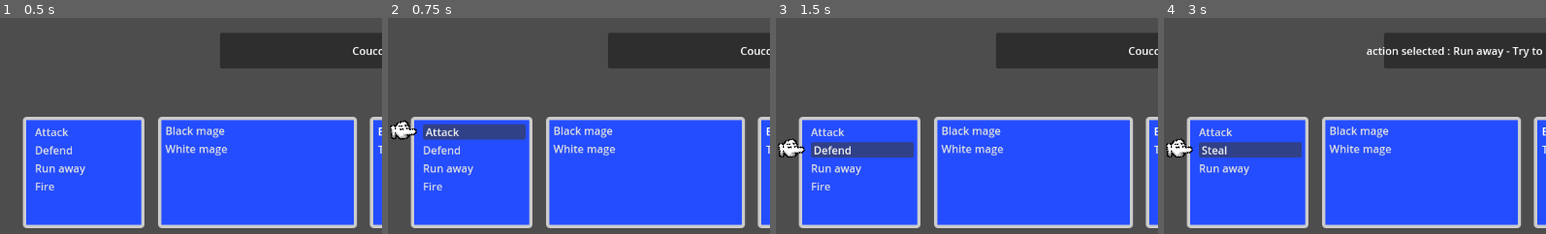
Above: before the commit, frames 1-4 (left to right).
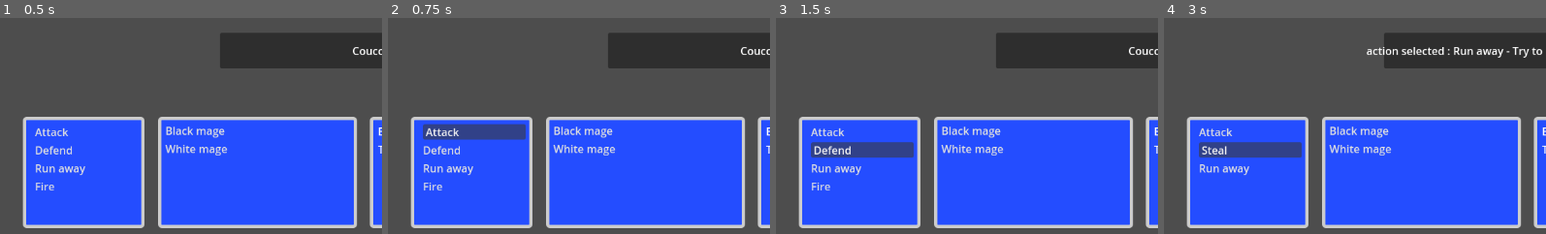
Above: after the commit, the same moments.

Repository: Archalos0/ff-fangame
Game: Godot game, scene res://scenes/battle_scene.tscn
Same seed, same stepped clock (60 frames per second), same inputs: the game is played once before the commit and once after it.
Inputs:
- Up to frame 1 (0.5 s): no input
- Up to frame 2 (0.75 s): click "Attack" at 0.5 s
- Up to frame 3 (1.5 s): click "Defend" at 1.25 s
- Up to frame 4 (3 s): click "Run away" at 2 s; click "Steal" at 2.75 s
The pictures show only the part of the screen within x 0-50%, y 50-100%; the shares and areas given below are measured in that part.

Frame 1 is identical in both runs. In frame 2, 0.4% of the frame differs, in the area x 0-8%, y 47-57%; in frame 3, 0.4%, in the area x 0-8%, y 55-65%; in frame 4, 0.4%.

Commit message:
fix: ui buttons navigation

Diff:
--- a/scripts/UI/Menu/buttons_handler.gd
+++ b/scripts/UI/Menu/buttons_handler.gd
@@ -8,6 +8,7 @@
 	_buttons.clear()
 	for command_button: CommandButton in get_children():
 		_buttons.append(command_button)
+		command_button.focus_mode = Control.FOCUS_NONE
 
 func select_next_button():
 	if _index_button_selected < (_buttons.size() - 1):
@@ -27,6 +28,7 @@
 
 func select_first():
 	if _buttons.size() > 0:
+		_index_button_selected = 0
 		_buttons[0].set_is_selected(true)
 
 func unselect_all():
--- a/scripts/UI/Menu/character_menu_handler.gd
+++ b/scripts/UI/Menu/character_menu_handler.gd
@@ -6,12 +6,22 @@
 
 func load_characters(p_characters: Array[Character]):
 	characters = p_characters
+	_buttons.initialize()
 
 func _gui_input(event: InputEvent) -> void:
-	if event is InputEventKey and event.is_action_pressed("Validate"):
-		_send_characters()
-		_reset_ui()
-		return
+	if event is InputEventKey:
+		if event.is_action_pressed("Validate"):
+			_send_characters()
+			_reset_ui()
+			return
+
+		if event.is_action_pressed("Next") and not _are_all_selected:
+			_buttons.select_next_button()
+			return
+
+		if event.is_action_pressed("Previous") and not _are_all_selected:
+			_buttons.select_previous_button()
+			return
 
 func _send_characters():
 	var characters: Array[Character] = []
@@ -21,7 +31,7 @@
 			characters.append(character_button.character)
 	elif self is TargetSelectionMenu:
 		for character_button: TargetButton in _buttons.get_buttons_selected():
-				characters.append(character_button.character)
+			characters.append(character_button.character)
 
 	turn_queue.emit_signal("target_selected", characters)
 
--- a/scripts/UI/Menu/menu_handler.gd
+++ b/scripts/UI/Menu/menu_handler.gd
@@ -4,6 +4,10 @@
 
 var _has_focus: bool = false
 var _are_all_selected: bool = false
+
+func _ready() -> void:
+	focus_mode = Panel.FOCUS_NONE
+	_buttons.initialize()
 
 func select_all():
 	if _has_focus:
--- a/scripts/UI/Menu/player_selection_menu.gd
+++ b/scripts/UI/Menu/player_selection_menu.gd
@@ -3,9 +3,9 @@
 const CHARACTER_INFORMATIONS = preload("res://scenes/UI/character_informations.tscn")
 
 func load_characters(p_player_characters: Array[Character]):
-	super(p_player_characters)
-	for character in characters:
+	for character in p_player_characters:
 		var characterDataUI = CHARACTER_INFORMATIONS.instantiate()
 		_buttons.add_child(characterDataUI)
 		characterDataUI.h_box_container.custom_minimum_size = Vector2(0,50)
 		characterDataUI.set_character(character)
+	super(p_player_characters)
--- a/scripts/UI/Menu/target_selection_menu.gd
+++ b/scripts/UI/Menu/target_selection_menu.gd
@@ -3,9 +3,8 @@
 const TARGET_BUTTON = preload("res://scenes/UI/target_button.tscn")
 
 func load_characters(p_enemies: Array[Character]):
-	super(p_enemies)
-	for enemy in characters:
+	for enemy in p_enemies:
 		var target_button = TARGET_BUTTON.instantiate()
 		target_button.set_character(enemy)
 		_buttons.add_child(target_button)
-	_buttons.initialize()
+	super(p_enemies)
--- a/scripts/battle_menu.gd
+++ b/scripts/battle_menu.gd
@@ -7,6 +7,9 @@
 # Called when the node enters the scene tree for the first time.
 func _ready() -> void:
 	mouse_filter = MOUSE_FILTER_PASS
+	action_menu.focus_mode = Control.FOCUS_NONE
+	target_selection.focus_mode = Control.FOCUS_NONE
+	player_character_informations.focus_mode = Control.FOCUS_NONE
 
 func update_actions_buttons(actions):
 	var previous_button: ActionButton = null
